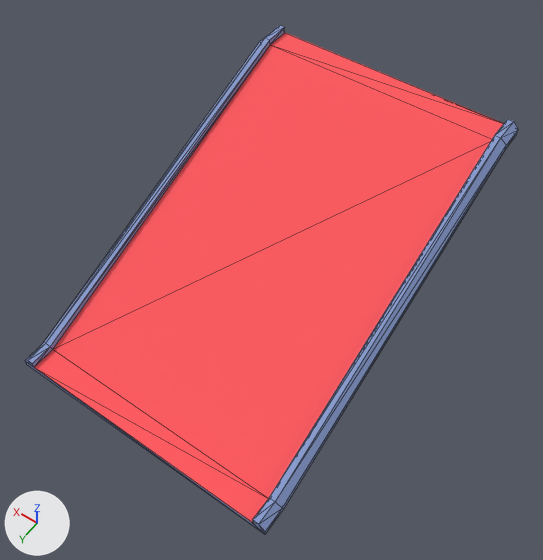
The glTF model assets/models/tile-ramp.glb, before and after one commit.
One viewpoint serves both versions: a 50 mm camera at (-18.59, 6.78, 24.11) aimed at (-8.61, -7.19, 2.15). Lighting does not change. The marker at lower left points along +X, +Y and +Z. The older version comes first. Mesh edges are drawn as thin lines. Where no turn or scale is listed for an object, it has been applied to the vertices. Vertices at exactly the same position are counted once.

The older version as bpy lines, for what is in view:
```python
me_tile_ramp = bpy.data.meshes.new('tile-ramp')
me_tile_ramp.from_pydata(...)  # 40 vertices, 76 faces; spans x -5.5..5.5, y -8.0..8.0, z 0.0..5.9
# faces by material slot: [70, 6]
me_tile_ramp.materials.append(mat_base)  # blue #8a9dd0
me_tile_ramp.materials.append(mat_red)  # red #ff595f
ob_tile_ramp = bpy.data.objects.new('tile-ramp', me_tile_ramp)
ob_tile_ramp.location = (-8.0, -8.0, 0.0)
```
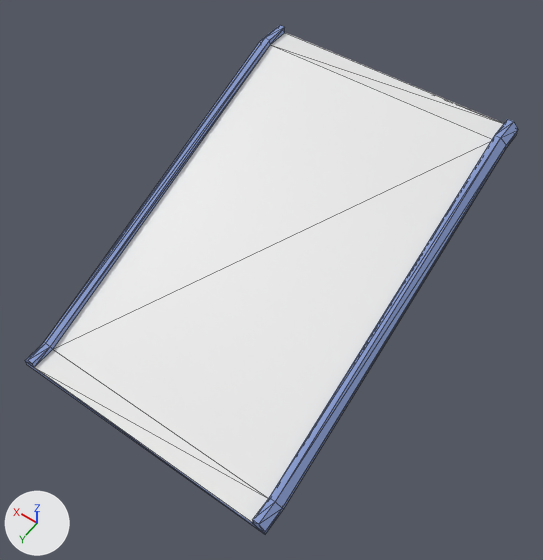
Changed parts and their boxes (x1, y1, x2, y2) in the pictures (543 x 560 px):
```json
{"part": 1, "of": "me_tile_ramp", "change": "recoloured", "before": [34, 33, 504, 523], "after": [34, 33, 504, 523], "on screen": "red to white"}
```

Edits to the scene script, one JSON object a line:
```json
{"op": "add", "block": "mat_white", "code": ["mat_white = principled_material('_white')", "mat_white.base_color = (0.8, 0.8, 0.8)  # white #e7e7e7"]}
{"block": "me_tile_ramp", "where": "me_tile_ramp.from_pydata(...)  # 40 vertices, 76 faces; spans x -5.5..5.5, y -8.0..8.0, z 0.0..5.9"}
{"block": "me_tile_ramp", "where": "# used by ob_tile_ramp; location = (-8.0, -8.0, 0.0)"}
{"block": "me_tile_ramp", "change": "me_tile_ramp part 1: all 6 faces that had it switch from mat_red (red #ff595f) to mat_white (white #e7e7e7)"}
```
